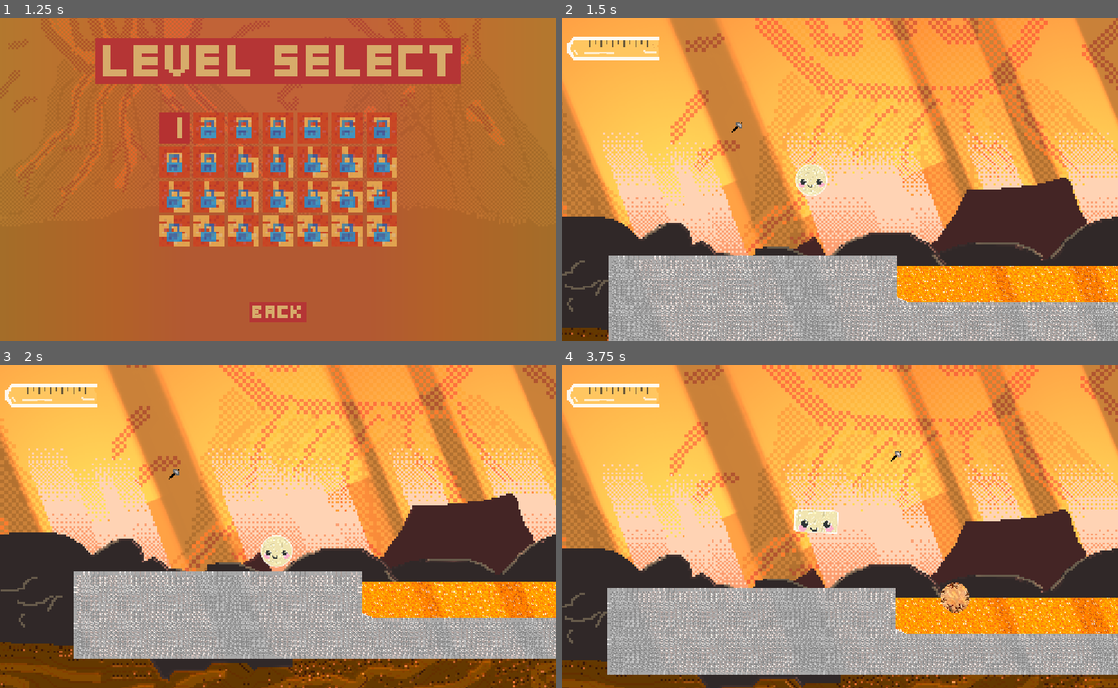
Above: before the commit, frames 1-4 (two rows, left to right).
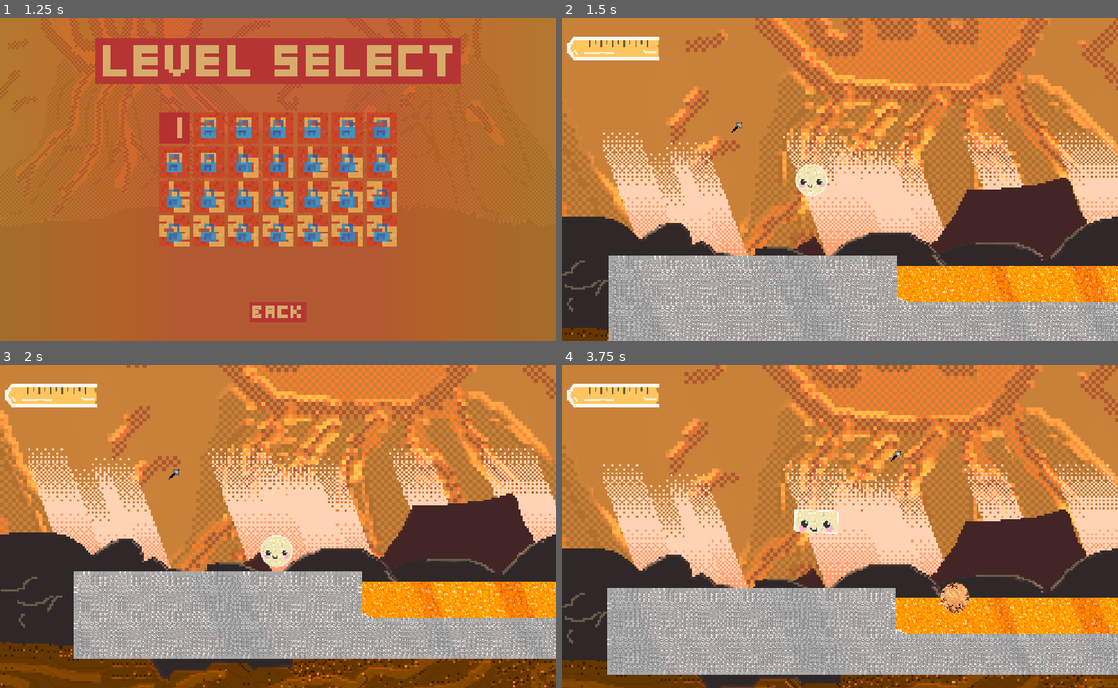
Above: after the commit, the same moments.

Repository: Yaheeha-Baheeha/rock-hard
Game: Godot game, scene res://menu.tscn
The game is run twice, just before and just after one commit, with the same random seed, the same clock (stepped at 60 frames per second) and the same inputs.
Inputs (mouse positions are in pixels of both pictures, inside the frame that each line leads up to):
- Up to frame 1 (1.25 s): click (278, 198) at 0.5 s
- Up to frame 2 (1.5 s): click (734, 127) at 1.25 s
- Up to frame 3 (2 s): no input
- Up to frame 4 (3.75 s): tap Enter (ui_accept) at 2 s; move the mouse to (962, 510) at 2.02 s; hold D (right) 2.03-2.75 s; hold S (crouch) 2.03-2.75 s; click (962, 510) at 2.17 s; tap Space (jump) at 2.27 s; drag from (728, 542) to (867, 532) at 2.77 s; move the mouse to (895, 455) at 3.52 s; hold D (right) from 3.53 s (still down); tap T (test) at 3.6 s

Frame 1 is identical in both runs. In frame 2, 35% of the frame differs, in the area x 0-100%, y 0-74%; in frame 3, 28%; in frame 4, 32%.

Commit message:
added win aimation

Diff:
--- a/Player.tscn
+++ b/Player.tscn
@@ -7,6 +7,22 @@
 [ext_resource type="Texture2D" uid="uid://bqtj82x21yemp" path="res://Textures/ClayBallmini_specular.png" id="4_8j43t"]
 [ext_resource type="Script" uid="uid://bwshlci7b4bor" path="res://camera_2d.gd" id="5_cxr5p"]
 [ext_resource type="Texture2D" uid="uid://bk0uckdjboiyh" path="res://resources/ceramic_texture.tres" id="5_dtqjt"]
+[ext_resource type="Texture2D" uid="uid://dsanasbocuxry" path="res://Textures/circle win/circle00.png" id="7_h84ma"]
+[ext_resource type="Texture2D" uid="uid://cg1lg453uhnks" path="res://Textures/circle win/circle01.png" id="8_47wu6"]
+[ext_resource type="Texture2D" uid="uid://w5mwbovo480d" path="res://Textures/circle win/circle02.png" id="9_2n1s8"]
+[ext_resource type="Texture2D" uid="uid://cq4bkd6ht7pft" path="res://Textures/circle win/circle03.png" id="10_3vjad"]
+[ext_resource type="Texture2D" uid="uid://di2ypak10rhcp" path="res://Textures/circle win/circle04.png" id="11_yt0h1"]
+[ext_resource type="Texture2D" uid="uid://6nllyppjkb41" path="res://Textures/circle win/circle05.png" id="12_vd78s"]
+[ext_resource type="Texture2D" uid="uid://cwo8cajs4x4k" path="res://Textures/circle win/circle06.png" id="13_ictha"]
+[ext_resource type="Texture2D" uid="uid://b3o7jxqbja7sg" path="res://Textures/circle win/circle07.png" id="14_1jgrc"]
+[ext_resource type="Texture2D" uid="uid://bhpd4eo41yueh" path="res://Textures/circle win/circle08.png" id="15_7wy67"]
+[ext_resource type="Texture2D" uid="uid://cbab5m30b83ig" path="res://Textures/circle win/circle09.png" id="16_q26ax"]
+[ext_resource type="Texture2D" uid="uid://bp4pewx4u164o" path="res://Textures/circle win/circle10.png" id="17_p01ps"]
+[ext_resource type="Texture2D" uid="uid://nne25f7wllx0" path="res://Textures/circle win/circle11.png" id="18_m7dl7"]
+[ext_resource type="Texture2D" uid="uid://bn5x7x3jo38av" path="res://Textures/circle win/circle12.png" id="19_48og4"]
+[ext_resource type="Texture2D" uid="uid://bth1cpqxfaxjo" path="res://Textures/circle win/circle13.png" id="20_xmpta"]
+[ext_resource type="Texture2D" uid="uid://bpxnmkebd0dns" path="res://Textures/circle win/circle14.png" id="21_mrbh7"]
+[ext_resource type="Texture2D" uid="uid://psg7s7memyw2" path="res://Textures/circle win/circle15.png" id="22_lrhq4"]
 
 [sub_resource type="CanvasTexture" id="CanvasTexture_8v41o"]
 diffuse_texture = ExtResource("2_mgb7i")
@@ -16,6 +32,62 @@
 
 [sub_resource type="CircleShape2D" id="CircleShape2D_tdg3f"]
 radius = 53.037724
+
+[sub_resource type="SpriteFrames" id="SpriteFrames_scbl1"]
+animations = [{
+"frames": [{
+"duration": 1.0,
+"texture": ExtResource("7_h84ma")
+}, {
+"duration": 1.0,
+"texture": ExtResource("8_47wu6")
+}, {
+"duration": 1.0,
+"texture": ExtResource("9_2n1s8")
+}, {
+"duration": 1.0,
+"texture": ExtResource("10_3vjad")
+}, {
+"duration": 1.0,
+"texture": ExtResource("11_yt0h1")
+}, {
+"duration": 1.0,
+"texture": ExtResource("12_vd78s")
+}, {
+"duration": 1.0,
+"texture": ExtResource("13_ictha")
+}, {
+"duration": 1.0,
+"texture": ExtResource("14_1jgrc")
+}, {
+"duration": 1.0,
+"texture": ExtResource("15_7wy67")
+}, {
+"duration": 1.0,
+"texture": ExtResource("16_q26ax")
+}, {
+"duration": 1.0,
+"texture": ExtResource("17_p01ps")
+}, {
+"duration": 1.0,
+"texture": ExtResource("18_m7dl7")
+}, {
+"duration": 1.0,
+"texture": ExtResource("19_48og4")
+}, {
+"duration": 1.0,
+"texture": ExtResource("20_xmpta")
+}, {
+"duration": 1.0,
+"texture": ExtResource("21_mrbh7")
+}, {
+"duration": 1.0,
+"texture": ExtResource("22_lrhq4")
+}],
+"loop": 0,
+"name": &"default",
+"speed": 24.0
+}]
 
 [node name="Player" type="Node2D" unique_id=438420809]
 z_index = 2
@@ -61,6 +133,17 @@
 [node name="CollisionShape2D" type="CollisionShape2D" parent="CenterTracker/LavaDetector" unique_id=1537673698]
 shape = SubResource("CircleShape2D_tdg3f")
 
+[node name="AnimatedSprite2D" type="AnimatedSprite2D" parent="CenterTracker/LavaDetector/CollisionShape2D" unique_id=1056446854]
+visible = false
+modulate = Color(0.87223774, 0.39980888, 3.85046e-07, 1)
+visibility_layer = 524288
+z_index = 4096
+position = Vector2(-100, 101)
+scale = Vector2(67.125, 67.125)
+sprite_frames = SubResource("SpriteFrames_scbl1")
+frame = 15
+frame_progress = 1.0
+
 [node name="Camera2D" type="Camera2D" parent="." unique_id=202288614]
 position = Vector2(200, 16)
 zoom = Vector2(0.67, 0.67)
--- a/background.tscn
+++ b/background.tscn
@@ -2,6 +2,7 @@
 
 [ext_resource type="Texture2D" uid="uid://dxrixfpf5bfse" path="res://Textures/parallax_background/volcano behindest_bg_1.png" id="1_fc0e3"]
 [ext_resource type="Texture2D" uid="uid://0nxmkcnswimp" path="res://Textures/parallax_background/light_bg_1.png" id="2_7jktm"]
+[ext_resource type="Texture2D" uid="uid://dp657gl4mvewy" path="res://Textures/parallax_background/volcano behindest_bg_1_normal.png" id="2_vvxqx"]
 [ext_resource type="Texture2D" uid="uid://byxjekmyuppou" path="res://Textures/parallax_background/mountains behind_bg_1.png" id="3_ryrav"]
 [ext_resource type="Texture2D" uid="uid://cmpc6lnnhm0r4" path="res://pointlight.png" id="4_5rr72"]
 [ext_resource type="Texture2D" uid="uid://bbpw8txwhqeu5" path="res://Textures/parallax_background/fore rocks_bg_1.png" id="4_eow3j"]
@@ -10,6 +11,7 @@
 
 [sub_resource type="CanvasTexture" id="CanvasTexture_j7kpp"]
 diffuse_texture = ExtResource("1_fc0e3")
+normal_texture = ExtResource("2_vvxqx")
 
 [sub_resource type="CanvasTexture" id="CanvasTexture_gyffv"]
 diffuse_texture = ExtResource("3_ryrav")
--- a/level_1.tscn
+++ b/level_1.tscn
@@ -1401,7 +1401,7 @@
 script = ExtResource("8_bjebc")
 
 [node name="Label" type="Label" parent="Floatives/Win" unique_id=960439995]
-z_index = 4096
+z_index = 40
 anchors_preset = -1
 anchor_left = -0.1640625
 anchor_top = -0.0859375
--- a/level_10.tscn
+++ b/level_10.tscn
@@ -574,7 +574,7 @@
 next_level_number = 11
 
 [node name="Label" type="Label" parent="Floatives/Win" unique_id=1469231981]
-z_index = 4096
+z_index = 40
 anchors_preset = -1
 anchor_left = -0.1640625
 anchor_top = -0.0859375
--- a/level_11.tscn
+++ b/level_11.tscn
@@ -181,7 +181,7 @@
 next_level_number = 12
 
 [node name="Label" type="Label" parent="Floatives/Win" unique_id=523951797]
-z_index = 4096
+z_index = 40
 anchors_preset = -1
 anchor_left = -0.1640625
 anchor_top = -0.0859375
--- a/level_12.tscn
+++ b/level_12.tscn
@@ -362,7 +362,7 @@
 next_level_number = 13
 
 [node name="Label" type="Label" parent="Floatives/Win" unique_id=391812455]
-z_index = 4096
+z_index = 40
 anchors_preset = -1
 anchor_left = -0.1640625
 anchor_top = -0.0859375
--- a/level_2.tscn
+++ b/level_2.tscn
@@ -788,7 +788,7 @@
 next_level_number = 3
 
 [node name="Label" type="Label" parent="Floatives/Win" unique_id=904126261]
-z_index = 4096
+z_index = 40
 anchors_preset = -1
 anchor_left = -0.1640625
 anchor_top = -0.0859375
--- a/level_27.tscn
+++ b/level_27.tscn
@@ -403,7 +403,7 @@
 next_level_number = 28
 
 [node name="Label" type="Label" parent="Floatives/Win" unique_id=1496567384]
-z_index = 4096
+z_index = 40
 anchors_preset = -1
 anchor_left = -0.1640625
 anchor_top = -0.0859375
--- a/level_3.tscn
+++ b/level_3.tscn
@@ -180,7 +180,7 @@
 next_level_number = 4
 
 [node name="Label" type="Label" parent="Win" unique_id=83935749]
-z_index = 4096
+z_index = 40
 anchors_preset = -1
 anchor_left = -0.1640625
 anchor_top = -0.0859375
--- a/level_4.tscn
+++ b/level_4.tscn
@@ -166,7 +166,7 @@
 next_level_number = 5
 
 [node name="Label" type="Label" parent="Floatives/Win" unique_id=1427131471]
-z_index = 4096
+z_index = 40
 anchors_preset = -1
 anchor_left = -0.1640625
 anchor_top = -0.0859375
--- a/level_5.tscn
+++ b/level_5.tscn
@@ -171,7 +171,7 @@
 next_level_number = 6
 
 [node name="Label" type="Label" parent="Floatives/Win" unique_id=501696271]
-z_index = 4096
+z_index = 40
 anchors_preset = -1
 anchor_left = -0.1640625
 anchor_top = -0.0859375
--- a/level_6.tscn
+++ b/level_6.tscn
@@ -277,7 +277,7 @@
 next_level_number = 7
 
 [node name="Label" type="Label" parent="Floatives/Win" unique_id=560137466]
-z_index = 4096
+z_index = 40
 anchors_preset = -1
 anchor_left = -0.1640625
 anchor_top = -0.0859375
--- a/level_8.tscn
+++ b/level_8.tscn
@@ -660,7 +660,7 @@
 next_level_number = 9
 
 [node name="Label" type="Label" parent="Floatives/Win" unique_id=519313994]
-z_index = 4096
+z_index = 40
 anchors_preset = -1
 anchor_left = -0.1640625
 anchor_top = -0.0859375
--- a/level_9.tscn
+++ b/level_9.tscn
@@ -470,7 +470,7 @@
 next_level_number = 10
 
 [node name="Label" type="Label" parent="Floatives/Win" unique_id=1682117756]
-z_index = 4096
+z_index = 40
 anchors_preset = -1
 anchor_left = -0.1640625
 anchor_top = -0.0859375
--- a/win_area.gd
+++ b/win_area.gd
@@ -23,4 +23,12 @@
 	has_won = true
 	print("Player detected!")
 	GameManager.unlock_level(next_level_number)
+	var anim = _player_node.get_node("CenterTracker/LavaDetector/CollisionShape2D/AnimatedSprite2D")
+
+	if anim:
+		anim.show()
+		anim.play("default")
+		await anim.animation_finished
+		anim.hide()
+
 	get_tree().call_deferred("change_scene_to_file", "res://menu.tscn")
Binary file added: Textures/circle win/circle00.png
Not shown, added: Textures/circle win/circle00.png.import
Binary file added: Textures/circle win/circle01.png
Not shown, added: Textures/circle win/circle01.png.import
Binary file added: Textures/circle win/circle02.png
Not shown, added: Textures/circle win/circle02.png.import
Binary file added: Textures/circle win/circle03.png
Not shown, added: Textures/circle win/circle03.png.import
Binary file added: Textures/circle win/circle04.png
Not shown, added: Textures/circle win/circle04.png.import
Binary file added: Textures/circle win/circle05.png
Not shown, added: Textures/circle win/circle05.png.import
(and 21 more such lines)
